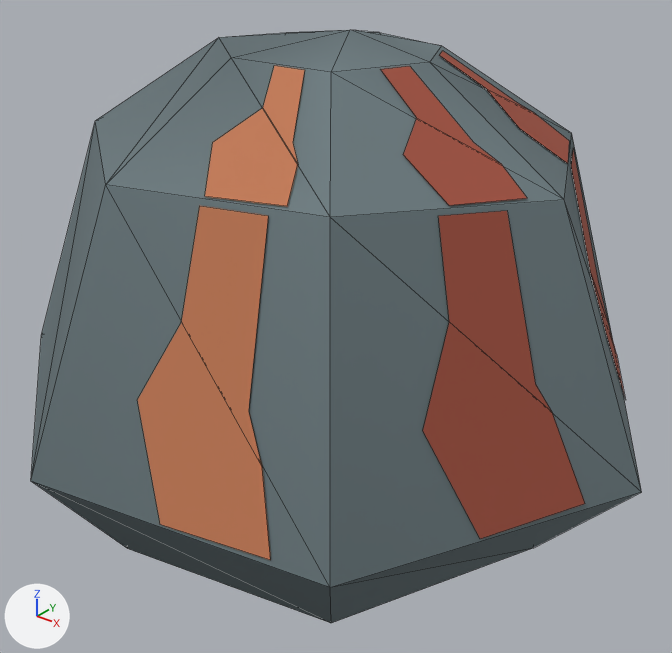
The Blender file tools/art/source/mine_kit_355/models/rock_iron_ore.blend, before and after one commit.
Rendered twice from a 50 mm lens placed at (0.753, -0.933, 0.804), pointed at (0.035, -0.036, 0.247). Arrows for +X, +Y and +Z are at lower left; the lights stay in place. The picture after the commit comes second. Mesh edges are drawn as thin lines.

Objects in the first picture: 'Irregular mineral seam 1 0 -1', 'Irregular mineral seam 1 0 1', 'Irregular mineral seam 1 1 -1', 'Irregular mineral seam 1 1 1', 'Irregular mineral seam 2 0 -1', 'Irregular mineral seam 2 0 1', 'Irregular mineral seam 2 1 -1', 'Irregular mineral seam 2 1 1', 'Irregular mineral seam 2 6 -1', 'Irregular mineral seam 2 6 1', 'Seven-sided four-tier stone' and 2 more.
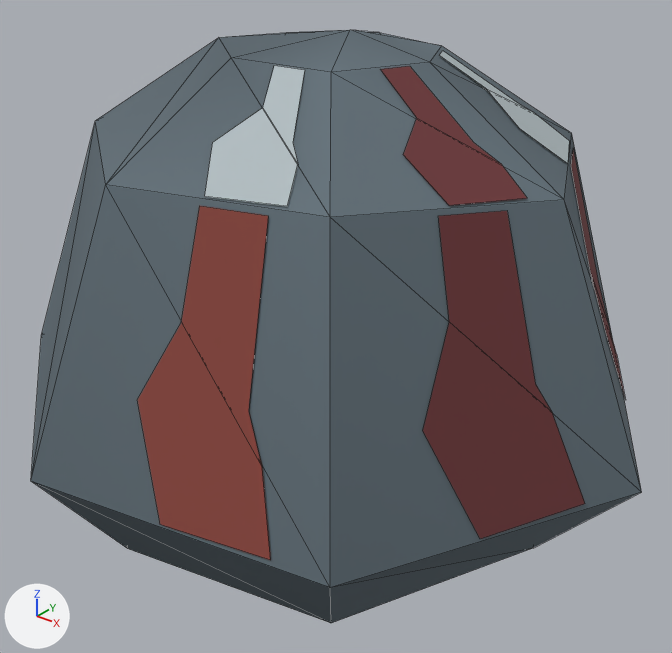
The change, as a diff of the scene's bpy script:
```diff
--- a/tools/art/source/mine_kit_355/models/rock_iron_ore.blend.py
+++ b/tools/art/source/mine_kit_355/models/rock_iron_ore.blend.py
@@ me_irregular_mineral_seam_1_0__1_mesh @@
 me_irregular_mineral_seam_1_0__1_mesh.from_pydata(...)  # 5 vertices, 1 face; spans x 0.294..0.431, y -0.228..-0.074, z 0.154..0.382
+# me_irregular_mineral_seam_1_0__1_mesh part 1: 1 face centred in x 0.356, y -0.152, z 0.247 is repainted in the vertex colours; the middle colour goes from red #a45544 to brown #703c3e
 me_irregular_mineral_seam_1_0__1_mesh.materials.append(mat_rock_iron_ore_vertex_matte)
@@ me_irregular_mineral_seam_1_0_1_mesh @@
 me_irregular_mineral_seam_1_0_1_mesh.from_pydata(...)  # 5 vertices, 1 face; spans x 0.261..0.383, y -0.169..-0.072, z 0.265..0.485
+# me_irregular_mineral_seam_1_0_1_mesh part 2: 1 face centred in x 0.32, y -0.114, z 0.382 is repainted in the vertex colours; the middle colour goes from red #a45544 to brown #703c3e
 me_irregular_mineral_seam_1_0_1_mesh.materials.append(mat_rock_iron_ore_vertex_matte)
@@ me_irregular_mineral_seam_1_1__1_mesh @@
 me_irregular_mineral_seam_1_1__1_mesh.from_pydata(...)  # 5 vertices, 1 face; spans x 0.024..0.219, y -0.406..-0.331, z 0.159..0.371
+# me_irregular_mineral_seam_1_1__1_mesh part 3: 1 face centred in x 0.115, y -0.367, z 0.244 is repainted in the vertex colours; the middle colour goes from orange #c37b57 to brown #8b4840
 me_irregular_mineral_seam_1_1__1_mesh.materials.append(mat_rock_iron_ore_vertex_matte)
@@ me_irregular_mineral_seam_1_1_1_mesh @@
 me_irregular_mineral_seam_1_1_1_mesh.from_pydata(...)  # 5 vertices, 1 face; spans x 0.055..0.188, y -0.349..-0.273, z 0.249..0.492
+# me_irregular_mineral_seam_1_1_1_mesh part 4: 1 face centred in x 0.119, y -0.316, z 0.38 is repainted in the vertex colours; the middle colour goes from orange #c37b57 to brown #8b4840
 me_irregular_mineral_seam_1_1_1_mesh.materials.append(mat_rock_iron_ore_vertex_matte)
@@ me_irregular_mineral_seam_2_0__1_mesh @@
 me_irregular_mineral_seam_2_0__1_mesh.from_pydata(...)  # 5 vertices, 1 face; spans x 0.1779..0.307, y -0.1322..-0.0306, z 0.4864..0.5609
+# me_irregular_mineral_seam_2_0__1_mesh part 5: 1 face centred in x 0.2427, y -0.0803, z 0.5179 is repainted in the vertex colours; the middle colour goes from red #a45544 to brown #703c3e
 me_irregular_mineral_seam_2_0__1_mesh.materials.append(mat_rock_iron_ore_vertex_matte)
@@ me_irregular_mineral_seam_2_0_1_mesh @@
 me_irregular_mineral_seam_2_0_1_mesh.from_pydata(...)  # 5 vertices, 1 face; spans x 0.1195..0.2656, y -0.0709..-0.0276, z 0.515..0.6061
+# me_irregular_mineral_seam_2_0_1_mesh part 6: 1 face centred in x 0.1866, y -0.0456, z 0.5645 is repainted in the vertex colours; the middle colour goes from red #a45544 to brown #703c3e
 me_irregular_mineral_seam_2_0_1_mesh.materials.append(mat_rock_iron_ore_vertex_matte)
@@ me_irregular_mineral_seam_2_1__1_mesh @@
 me_irregular_mineral_seam_2_1__1_mesh.from_pydata(...)  # 5 vertices, 1 face; spans x 0.022..0.1539, y -0.2844..-0.1852, z 0.4995..0.5739
+# me_irregular_mineral_seam_2_1__1_mesh part 7: 1 face centred in x 0.0842, y -0.2382, z 0.5303 is repainted in the vertex colours; the middle colour goes from orange #c37b57 to light grey #b4bfc3
 me_irregular_mineral_seam_2_1__1_mesh.materials.append(mat_rock_iron_ore_vertex_matte)
@@ me_irregular_mineral_seam_2_1_1_mesh @@
 me_irregular_mineral_seam_2_1_1_mesh.from_pydata(...)  # 5 vertices, 1 face; spans x 0.024..0.1357, y -0.2239..-0.1232, z 0.534..0.6091
+# me_irregular_mineral_seam_2_1_1_mesh part 8: 1 face centred in x 0.0769, y -0.1741, z 0.5747 is repainted in the vertex colours; the middle colour goes from orange #c37b57 to light grey #b4bfc3
 me_irregular_mineral_seam_2_1_1_mesh.materials.append(mat_rock_iron_ore_vertex_matte)
@@ me_irregular_mineral_seam_2_6__1_mesh @@
 me_irregular_mineral_seam_2_6__1_mesh.from_pydata(...)  # 5 vertices, 1 face; spans x 0.1697..0.2759, y 0.0724..0.2127, z 0.4836..0.566
+# me_irregular_mineral_seam_2_6__1_mesh part 9: 1 face centred in x 0.2201, y 0.1359, z 0.5177 is repainted in the vertex colours; the middle colour goes from red #a45544 to light grey #b4bfc3
 me_irregular_mineral_seam_2_6__1_mesh.materials.append(mat_rock_iron_ore_vertex_matte)
@@ me_irregular_mineral_seam_2_6_1_mesh @@
 me_irregular_mineral_seam_2_6_1_mesh.from_pydata(...)  # 5 vertices, 1 face; spans x 0.1083..0.1918, y 0.0522..0.1825, z 0.5234..0.6063
+# me_irregular_mineral_seam_2_6_1_mesh part 10: 1 face centred in x 0.155, y 0.1144, z 0.568 is repainted in the vertex colours; the middle colour goes from red #a45544 to light grey #b4bfc3
 me_irregular_mineral_seam_2_6_1_mesh.materials.append(mat_rock_iron_ore_vertex_matte)
```

What differs and where, as boxes [x1, y1, x2, y2] in the pictures (672 x 653 px):
part 1 of me_irregular_mineral_seam_1_0__1_mesh, recoloured (red to brown): [423, 322, 585, 539] in both
part 2 of me_irregular_mineral_seam_1_0_1_mesh, recoloured (red to brown): [438, 211, 552, 412] in both
part 3 of me_irregular_mineral_seam_1_1__1_mesh, recoloured (orange to brown): [138, 323, 271, 560] in both
part 4 of me_irregular_mineral_seam_1_1_1_mesh, recoloured (orange to brown): [181, 206, 268, 466] in both
part 5 of me_irregular_mineral_seam_2_0__1_mesh, recoloured (red to brown): [403, 118, 527, 206] in both
part 6 of me_irregular_mineral_seam_2_0_1_mesh, recoloured (red to brown): [380, 66, 501, 164] in both
part 7 of me_irregular_mineral_seam_2_1__1_mesh, recoloured (orange to light grey): [205, 108, 298, 206] in both
part 8 of me_irregular_mineral_seam_2_1_1_mesh, recoloured (orange to light grey): [263, 65, 305, 164] in both
part 9 of me_irregular_mineral_seam_2_6__1_mesh, recoloured (red to light grey): [487, 89, 569, 163] in both
part 10 of me_irregular_mineral_seam_2_6_1_mesh, recoloured: [439, 51, 529, 110] in both
